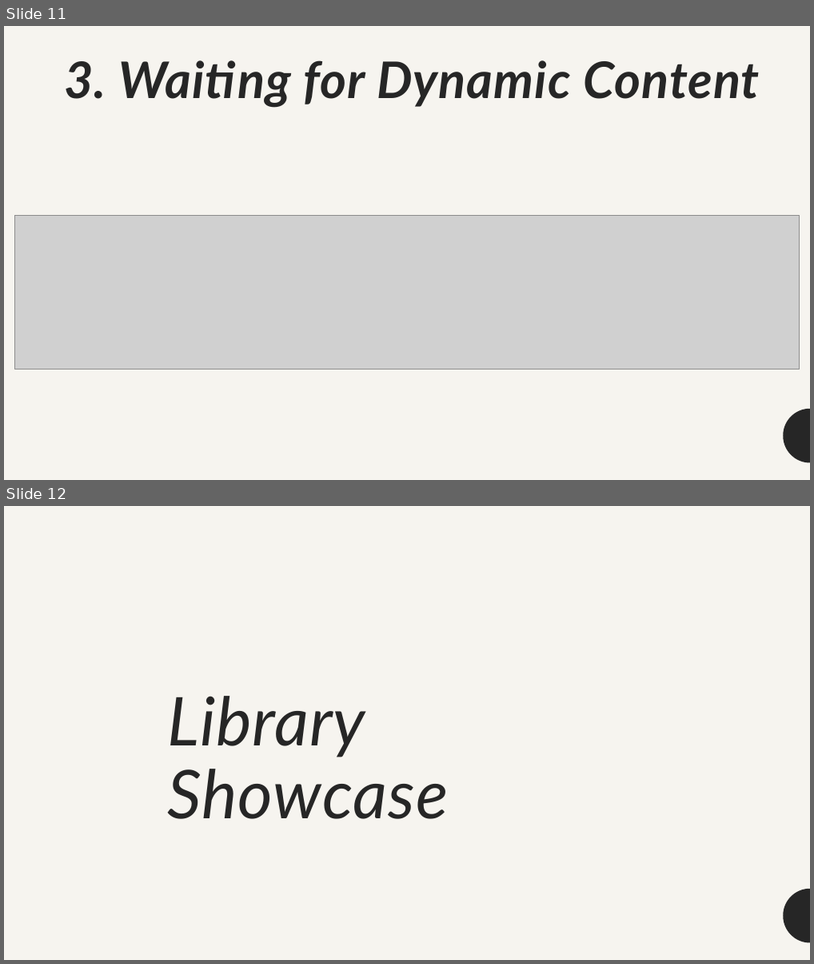
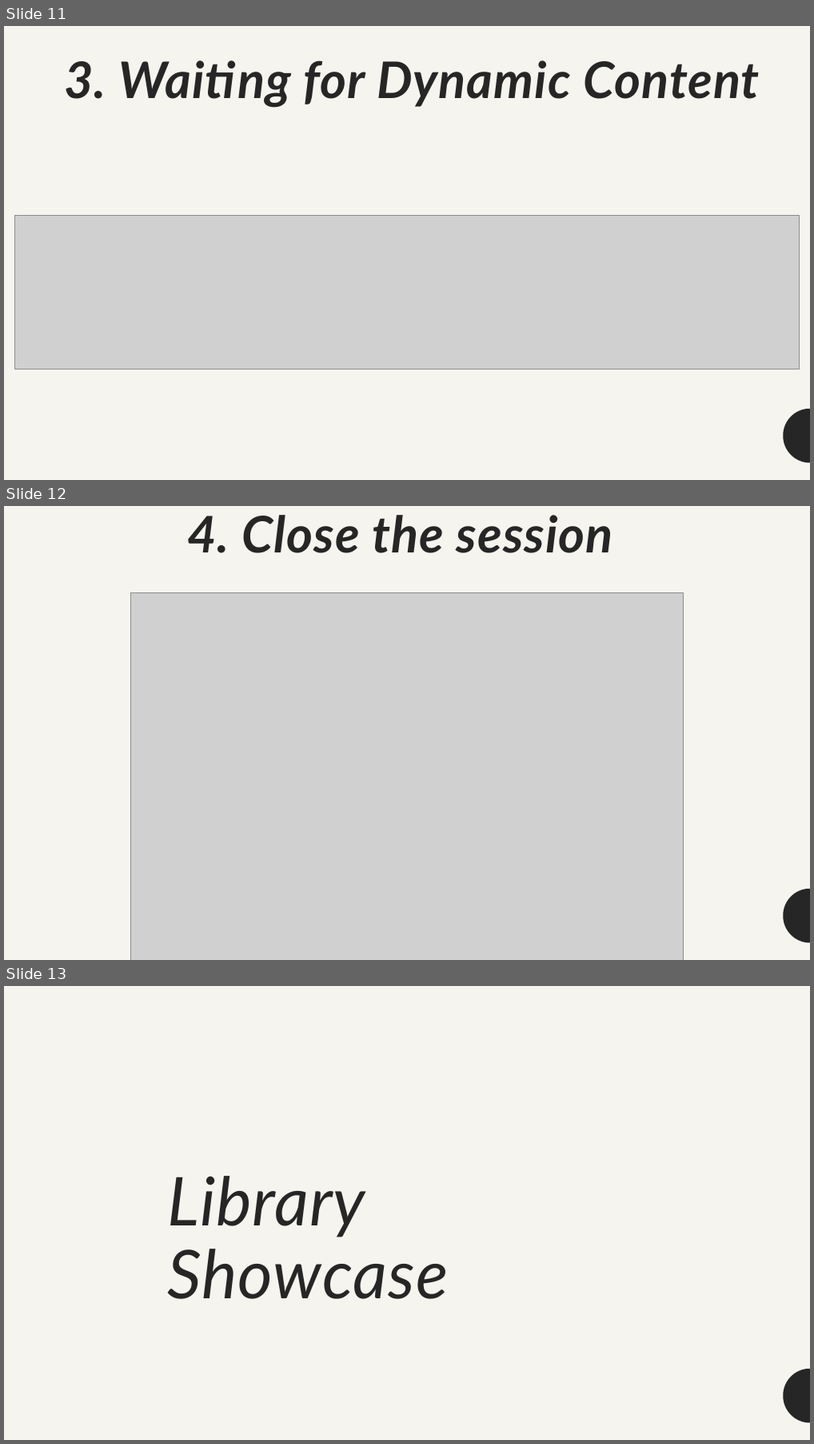
Before and after one commit to MinhPhanBabsonMSBA/OIM7502_MidTerm, a slide deck: OIM 7502 Midterm Deck.pptx. Shown one above the other, each under a label of ours: slides 11 and 12 before the commit, slides 11, 12 and 13 after it. The pictures are 814x964 and 814x1444 pixels, drawn with LibreOffice and Linux fonts; fonts in the diff are those of the drawing; grey boxes stand for pictures. Boxes give left, top, right and bottom in pixels: in the first picture for what was removed or moved away, otherwise in the second. Text is boxed around its words. In the diff, an @@ line names an element or a change of style, - is before the commit and + after.

```diff
--- a/OIM 7502 Midterm Deck.pptx
+++ b/OIM 7502 Midterm Deck.pptx
@@ slide 12 added at (4,506,810,960), background #F6F4EF; not listed: 1 template element that a slide beside it also shows @@
@@ title added at (187,515,614,553), 60 pt, text #262626, bold, italic @@
+4. Close the session
@@ picture added at (130,592,684,960) @@
@@ what was slide 12 is now slide 13 @@
```
Also in this commit, not shown: 1 other file.
